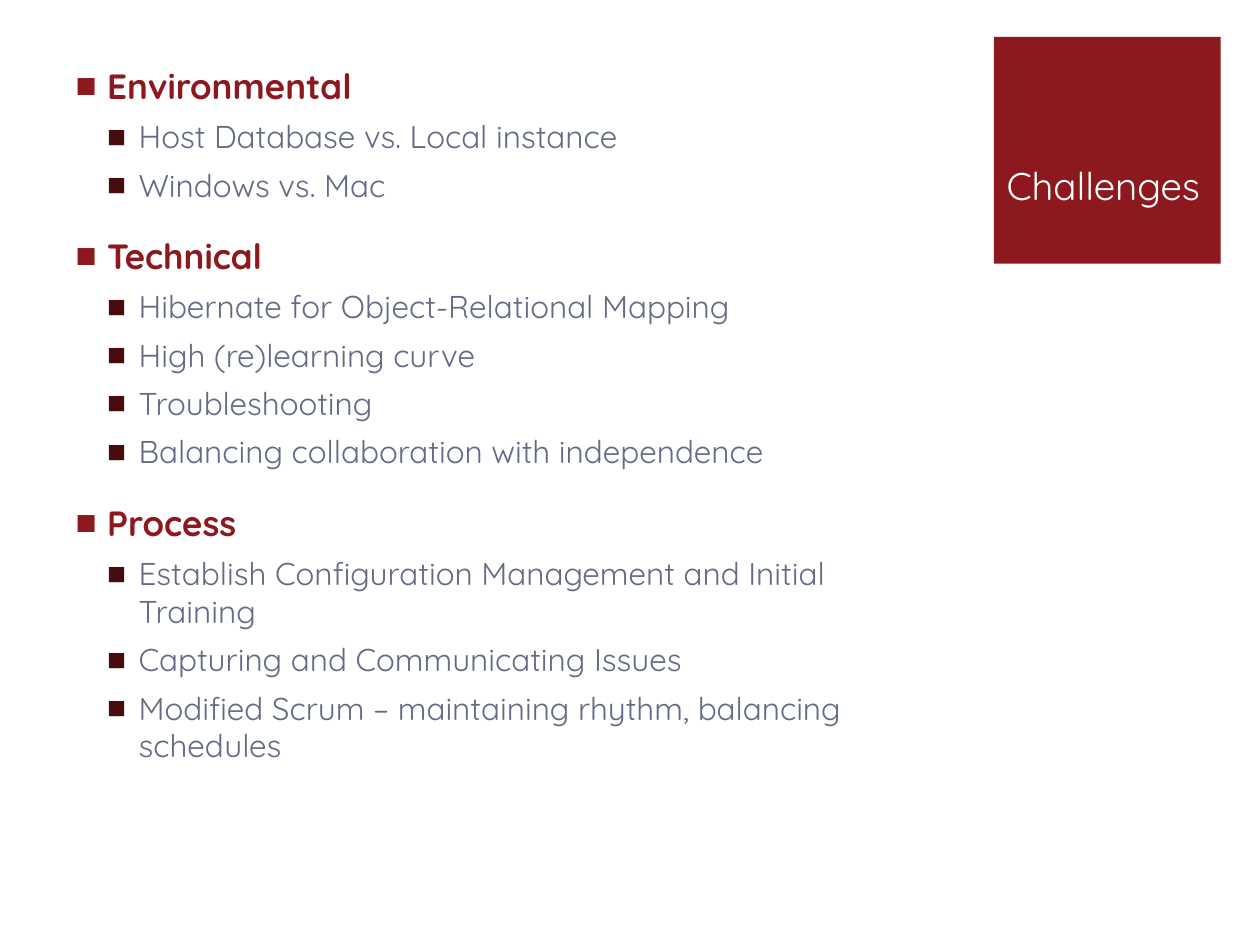
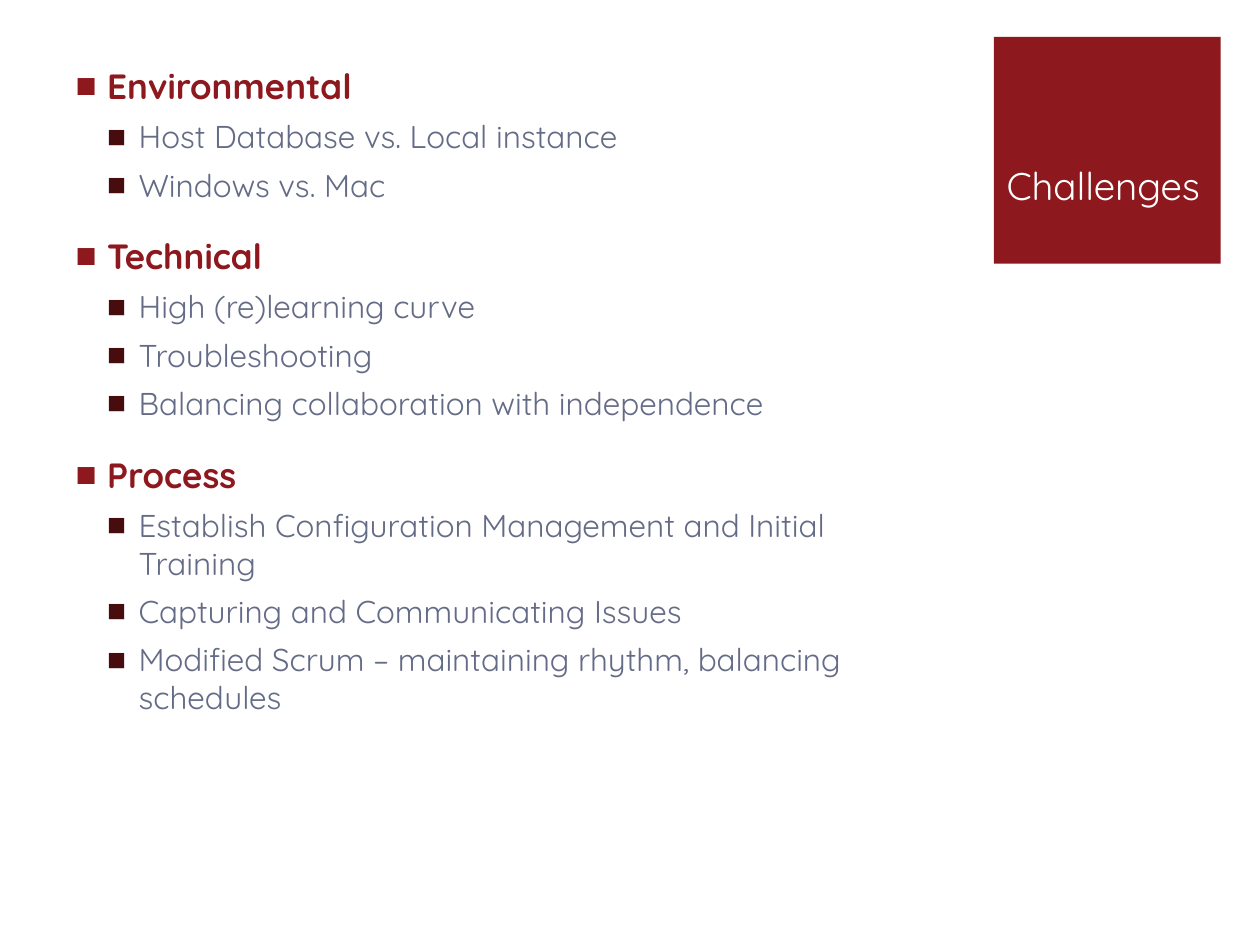
Before and after one commit to pganesan/schedu-elp, a slide deck: slide 10 of docs/Presentation_TeamGamma.pptx. Drawn at 1260x945 pixels with LibreOffice and Linux fonts; fonts in the diff are those of the drawing. Boxes give left, top, right and bottom in pixels: in the first picture for what was removed or moved away, otherwise in the second. Text is boxed around its words. In the diff, an @@ line names an element or a change of style, - is before the commit and + after.

Commit message:
removed reference to hibernate in tech challenges

```diff
--- a/docs/Presentation_TeamGamma.pptx
+++ b/docs/Presentation_TeamGamma.pptx
@@ text at [139,295,729,325]: paragraph removed @@
-  ■ Hibernate for Object-Relational Mapping
```
